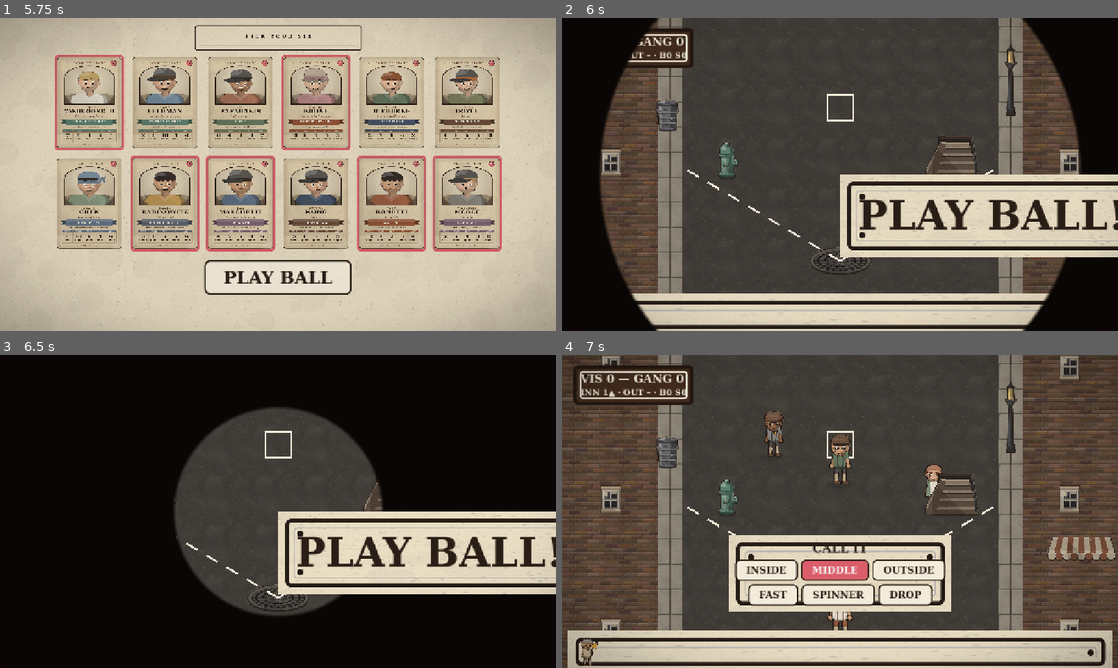
Above: before the commit, frames 1-4 (two rows, left to right).
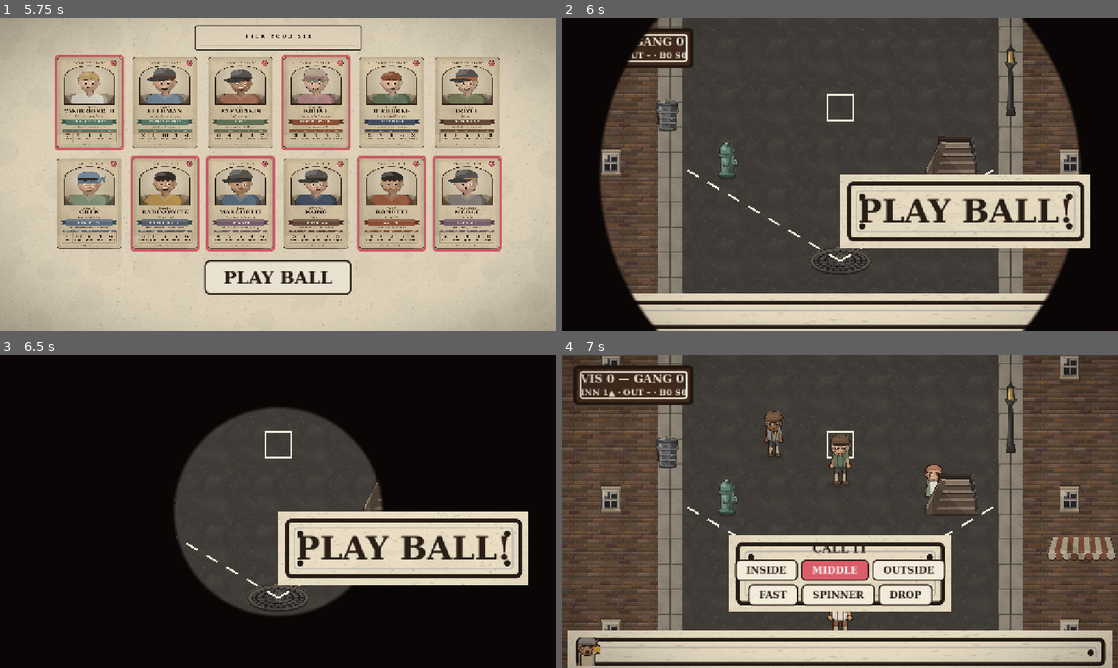
Above: after the commit, the same moments.

Repository: Bubble26/3-sewers
Game: Godot game, scene res://scenes/boot.tscn
The game is run twice, just before and just after one commit, with the same random seed, the same clock (stepped at 60 frames per second) and the same inputs.
Inputs (mouse positions are in pixels of both pictures, inside the frame that each line leads up to):
- Up to frame 1 (5.75 s): click "PLAY BALL" at 0.5 s; tap Enter at 1.25, 2.75, 5 s; move the mouse to (400, 158) at 1.27 s; click (400, 158) at 1.42 s; tap Space at 2, 4.25 s; move the mouse to (166, 190) at 2.02 s; click (166, 190) at 2.17 s; move the mouse to (333, 105) at 2.77 s; click (333, 105) at 2.92 s; move the mouse to (250, 237) at 3.52 s; click (250, 237) at 3.67 s; move the mouse to (444, 221) at 4.27 s; click (444, 221) at 4.42 s; move the mouse to (111, 127) at 5.02 s; click (111, 127) at 5.17 s
- Up to frame 2 (6 s): click "PLAY BALL" at 5.75 s
- Up to frame 3 (6.5 s): no input
- Up to frame 4 (7 s): tap Space at 6.5 s; move the mouse to (867, 511) at 6.52 s; click (867, 511) at 6.67 s

Frame 1 is identical in both runs. In frame 2, 6.2% of the frame differs, in the area x 50-100%, y 50-77%; in frame 3, 6.1%; in frame 4, 0.3%.

Commit message:
Fix sprite alpha holes, add facing, art lint and pipeline docs
- art_chars.py: blush and grime were drawn straight onto the art with an
  alpha fill, and PIL's ImageDraw replaces pixels rather than blending, so
  each one punched a hole clean through the face. They now go on an
  overlay that gets composited. Messy hair tufts were small enough that
  the ink rim swallowed the fill and they read as dark spots; they are
  now larger and merge into the hair mass.
- artkit.py: Canvas.overlay()/merge() so translucent marks have a correct
  way to be drawn, with the hazard documented.
- match_view.gd: kids now face the way they travel and lean into a run;
  loose tenement windows are skipped when facade art supplies its own.
- title_card.gd: intertitle type sized so long cards do not overflow.
- tools/palette_check.py: lints the one-saturated-colour rule in CIELAB
  chroma (HSV saturation misreads dark browns and skin as loud). Ball
  sits at C* 32.5 with every other asset at or below 20.6.
- ART.md: how the pipeline works, the five house rules, the two anchoring
  conventions the engine depends on, and how to swap in hand-drawn art.
- Stop tracking generator bytecode.

Co-Authored-By: Claude <noreply@anthropic.com>
Claude-Session: https://claude.ai/code/session_01EAhAdM4K8KttNcwM1gG72N

Diff:
--- a/threesewers/scripts/match_view.gd
+++ b/threesewers/scripts/match_view.gd
@@ -54,6 +54,7 @@
 const FX_RISE := 64.0
 const FX_LIFE := 0.9
 const SCATTER_PX := 30.0
+const RUN_LEAN := 5.0                       # degrees a running kid leans
 const SMOKE_GUARD_REAL_S := 300.0
 const SEWER_TEXTS := ["ONE SEWER…", "TWO SEWERS…", "THREE SEWERS…"]
 const PITCH_PATTER_CHANCE := 0.3
@@ -87,6 +88,9 @@
 		spr = Sprite2D.new()
 		add_child(spr)
 
+	var _facing := 1.0
+	var _lean := 0.0
+
 	# Art is authored at 2x for retina, and animations use different canvas
 	# widths, so the offset is derived per texture: bottom edge on the node
 	# origin keeps the kid's feet planted and the y-sort honest.
@@ -94,8 +98,17 @@
 		if t == null or spr.texture == t:
 			return
 		spr.texture = t
-		spr.scale = Vector2(Tuning.ART, Tuning.ART)
+		spr.scale = Vector2(Tuning.ART * _facing, Tuning.ART)
 		spr.offset = Vector2(0, -t.get_height() * 0.5)
+
+	# The kids are drawn front-on, so travel direction is sold by mirroring
+	# them and leaning them into the run.
+	func face(dx: float, lean_deg := 0.0) -> void:
+		if absf(dx) > 0.5:
+			_facing = signf(dx)
+			spr.scale.x = Tuning.ART * _facing
+		_lean = lean_deg * (_facing if lean_deg != 0.0 else 1.0)
+		spr.rotation_degrees = _lean
 
 	func play(a: String, fps := 8.0, loop := true) -> void:
 		if anim == a and _loop and loop:
@@ -289,16 +302,18 @@
 	# far rooftops closing the top of the street
 	_flat_prop("skyline", Vector2(Tuning.PLATE.x, STREET_TOP + 40.0), bg, 1.0,
 		Color(1, 1, 1, 0.85))
-	# tenement windows down both walls
+	# tenement windows down both walls — skipped when the facade art already
+	# carries its own window rhythm, so they never double up
 	var win_tex: Texture2D = Game.prop("window")
-	for wy in [760.0, 1080.0, 1420.0, 1760.0, 2100.0, 2440.0]:
-		for wx in [Tuning.WALL_L - WALK_W - 120.0, Tuning.WALL_R + WALK_W + 120.0]:
-			if absf(wy - Tuning.WINDOW_POS.y) < 90.0 \
-					and absf(wx - Tuning.WINDOW_POS.x) < 160.0:
-				continue                     # leave room for THE window
-			var w := _spr(win_tex, Vector2(wx, wy), 1.0)
-			w.modulate = Color(1, 1, 1, 0.9)
-			bg.add_child(w)
+	if Game.prop("facade_l") == null:
+		for wy in [760.0, 1080.0, 1420.0, 1760.0, 2100.0, 2440.0]:
+			for wx in [Tuning.WALL_L - WALK_W - 120.0, Tuning.WALL_R + WALK_W + 120.0]:
+				if absf(wy - Tuning.WINDOW_POS.y) < 90.0 \
+						and absf(wx - Tuning.WINDOW_POS.x) < 160.0:
+					continue                 # leave room for THE window
+				var w := _spr(win_tex, Vector2(wx, wy), 1.0)
+				w.modulate = Color(1, 1, 1, 0.9)
+				bg.add_child(w)
 	# THE window — swapped to broken glass on the window HR
 	window_spr = _spr(win_tex, Tuning.WINDOW_POS, 1.25)
 	bg.add_child(window_spr)
@@ -975,8 +990,15 @@
 	node.play("run", 11.0)
 	var tw := create_tween()
 	var legs := 0
+	var prev: Vector2 = node.position
 	for step in range(from_i + 1, to_i + 1):
-		tw.tween_property(node, "position", _base_pos[mini(step, 3)], RUN_LEG_T)
+		var dest: Vector2 = _base_pos[mini(step, 3)]
+		var dx := dest.x - prev.x
+		tw.tween_callback(func() -> void:
+			if is_instance_valid(node):
+				node.face(dx, RUN_LEAN))
+		tw.tween_property(node, "position", dest, RUN_LEG_T)
+		prev = dest
 		legs += 1
 	var total := legs * RUN_LEG_T
 	if was_out:
@@ -996,6 +1018,7 @@
 	else:
 		tw.tween_callback(func() -> void:
 			if is_instance_valid(node):
+				node.face(0.0, 0.0)
 				node.play("idle", 6.0))
 	return total
 
@@ -1034,6 +1057,7 @@
 		return
 	batter_node.rest_anim = "idle"
 	batter_node.play("run", 11.0)
+	batter_node.face(Tuning.BASE_1.x - BATTER_POS.x, RUN_LEAN)
 	var tw := create_tween()
 	tw.tween_property(batter_node, "position",
 		BATTER_POS.lerp(Tuning.BASE_1, frac), 0.32)
@@ -1072,10 +1096,12 @@
 	var to := _h_land + (k.position - _h_land).normalized() * 26.0
 	var dur := clampf(k.position.distance_to(to) / 650.0, 0.2, 0.6)
 	k.play("run", 11.0)
+	k.face(to.x - k.position.x, RUN_LEAN)
 	var tw := create_tween()
 	tw.tween_property(k, "position", to, dur)
 	tw.tween_callback(func() -> void:
 		if is_instance_valid(k):
+			k.face(0.0, 0.0)
 			k.play("idle", 6.0))
 
 func _fielder_catch(fpos: String) -> void:
@@ -1102,10 +1128,12 @@
 		if k.position.distance_to(home) < 6.0:
 			continue
 		k.play("run", 10.0)
+		k.face(home.x - k.position.x, RUN_LEAN)
 		var tw := create_tween()
 		tw.tween_property(k, "position", home, 0.4)
 		tw.tween_callback(func() -> void:
 			if is_instance_valid(k):
+				k.face(0.0, 0.0)
 				k.play("idle", 6.0))
 
 func _catcher_take() -> void:
@@ -1152,6 +1180,7 @@
 	cop.position = Vector2(Tuning.WALL_L - 120.0, 1800.0)
 	stage.add_child(cop)
 	cop.play("walk", 7.0)
+	cop.face(1.0, 0.0)
 	var cop_tw := create_tween()
 	cop_tw.tween_property(cop, "position",
 		Vector2(Tuning.WALL_R + 120.0, 1800.0), cheese_len + 0.8)
@@ -1163,12 +1192,17 @@
 		var here := k.position
 		var wall_x := Tuning.WALL_L + 70.0 if here.x < Tuning.PLATE.x else Tuning.WALL_R - 70.0
 		k.play("run", 12.0)
+		k.face(wall_x - here.x, RUN_LEAN)
 		var tw := create_tween()
 		tw.tween_property(k, "position", Vector2(wall_x, here.y), cheese_len * 0.45)
 		tw.tween_interval(cheese_len * 0.1)
+		tw.tween_callback(func() -> void:
+			if is_instance_valid(k):
+				k.face(here.x - wall_x, RUN_LEAN))
 		tw.tween_property(k, "position", here, cheese_len * 0.45)
 		tw.tween_callback(func() -> void:
 			if is_instance_valid(k):
+				k.face(0.0, 0.0)
 				k.play("idle", 6.0))
 	await _beat(cheese_len + 0.9)
 	ticker(Announcer.line("cheese_end"))
@@ -1279,7 +1313,11 @@
 	var face := TextureRect.new()
 	var face_frames: Array = Game.frames("announcer", "idle", 2)
 	if not face_frames.is_empty():
-		face.texture = face_frames[0]
+		# the strip wants a bust, not a whole tiny body
+		var at := AtlasTexture.new()
+		at.atlas = face_frames[0]
+		at.region = Rect2(52, 24, 152, 182)
+		face.texture = at
 	face.custom_minimum_size = Vector2(60, 68)
 	face.expand_mode = TextureRect.EXPAND_IGNORE_SIZE
 	face.stretch_mode = TextureRect.STRETCH_KEEP_ASPECT_CENTERED
--- a/threesewers/scripts/title_card.gd
+++ b/threesewers/scripts/title_card.gd
@@ -39,11 +39,11 @@
 	card.mouse_filter = Control.MOUSE_FILTER_IGNORE
 	var v := VBoxContainer.new()
 	lbl = Label.new()
-	lbl.add_theme_font_size_override("font_size", 92)
+	lbl.add_theme_font_size_override("font_size", 74)
 	lbl.add_theme_color_override("font_color", Tuning.INK)
 	lbl.horizontal_alignment = HORIZONTAL_ALIGNMENT_CENTER
 	sub = Label.new()
-	sub.add_theme_font_size_override("font_size", 26)
+	sub.add_theme_font_size_override("font_size", 23)
 	sub.add_theme_color_override("font_color", Tuning.BRICKC)
 	sub.horizontal_alignment = HORIZONTAL_ALIGNMENT_CENTER
 	v.add_child(lbl)
Not shown, changed: .gitignore
Not shown, added: threesewers/ART.md
Not shown, changed: threesewers/tools/art_chars.py
Not shown, changed: threesewers/tools/art_props.py
Not shown, added: threesewers/tools/art_world.py
Not shown, added: threesewers/tools/palette_check.py
